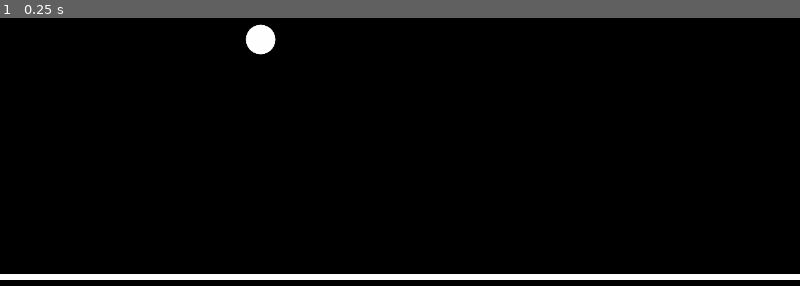
Above: before the commit, frame 1.
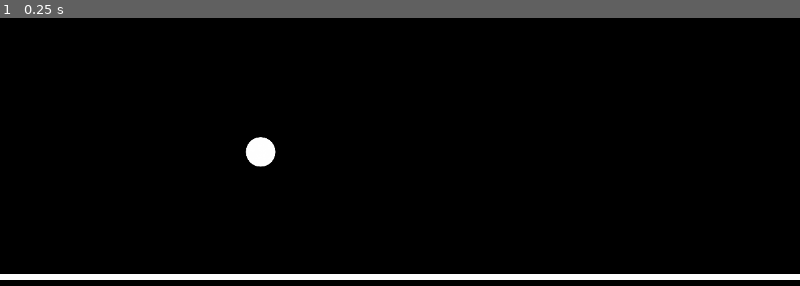
Above: after the commit, the same moment.

Repository: Marcus5408/wavform
Game: Godot game, scene res://main.tscn
The game is run twice, just before and just after one commit, with the same random seed, the same clock (stepped at 60 frames per second) and the same inputs.
Inputs:
- Up to frame 1 (0.25 s): no input

The runs differ from the first frame. In frame 1, 0.7% of the frame differs, in the area x 30-35%, y 2-56%.

Commit message:
feat: added collisions. nothings working. bah

Diff:
--- a/main.gd
+++ b/main.gd
@@ -2,14 +2,28 @@
 
 var spectrum: AudioEffectSpectrumAnalyzerInstance
 var line: Line2D
+var viewport_size: Vector2
+var player_character: Sprite2D
 
+# waveform configs
+var BAR_COUNT = 32
+var FREQ_MAX = 11050.0
+var HEIGHT = 200
+var WIDTH = 0
+var MIN_DB = 60
+var SMOOTH_FACTOR = 0.7  # Higher value = smoother
 
 func _ready():
+    viewport_size = get_viewport().get_visible_rect().size
+    WIDTH = viewport_size.x
+
     # select Line2D child
     line = $Line2D
     line.clear_points()
     line.default_color = Color(1, 1, 1)
-    line.position = Vector2(0, get_viewport().get_visible_rect().size.y / 2)
+    line.position = Vector2(0, viewport_size.y / 2)
+
+    set_up_waveform()
 
     var song = load("res://sayitback-tvroom.wav")
     # select AudioStreamPlayer
@@ -17,6 +31,7 @@
     player.stream = song
     player.play()
 
+    player_character = $Sprite2D
 
 var smoothed_points := []
 
@@ -25,20 +40,13 @@
     if spectrum == null:
         return
 
-    var VU_COUNT = 32
-    var FREQ_MAX = 11050.0
-    var HEIGHT = 200
-    var WIDTH = get_viewport().get_visible_rect().size.x
-    var MIN_DB = 60
-    var SMOOTH_FACTOR = 0.7  # Higher value = smoother
-
     var points = []
     var prev_hz = 0.0
-    for i in range(1, VU_COUNT + 1):
-        var hz = i * FREQ_MAX / VU_COUNT
+    for i in range(1, BAR_COUNT + 1):
+        var hz = i * FREQ_MAX / BAR_COUNT
         var magnitude = spectrum.get_magnitude_for_frequency_range(prev_hz, hz).length()
         var energy = clampf((MIN_DB + linear_to_db(magnitude)) / MIN_DB, 0, 1)
-        var x = float(i - 1) * WIDTH / (VU_COUNT - 1)
+        var x = float(i - 1) * WIDTH / (BAR_COUNT - 1)
         var y = HEIGHT - (energy * HEIGHT)
         points.append(Vector2(x, y))
         prev_hz = hz
@@ -52,3 +60,29 @@
             smoothed_points[i].x = points[i].x
 
     line.points = smoothed_points
+
+    # adjust collision shapes
+    for i in range(BAR_COUNT):
+        var col_shape = line.get_node("Bar" + str(i)) as StaticBody2D
+        if col_shape:
+            col_shape.position.y = smoothed_points[i].y
+            # col_shape.shape.y = (HEIGHT - smoothed_points[i].y) / 2.0
+            col_shape.scale = Vector2(2, 1)
+
+    # if Sprite2D is below line at the Sprite2D's x position, set its y position above the line
+    if player_character.position.y > line.position.y:
+        player_character.position.y = line.position.y - player_character.scale.y
+
+func set_up_waveform():
+    # create collision shapes for each bar with bar index appended
+    for i in range(BAR_COUNT):
+        var col_staticbody = StaticBody2D.new()
+        col_staticbody.position = Vector2(float(i) * float(WIDTH) / float(BAR_COUNT), HEIGHT)
+        col_staticbody.name = "Bar" + str(i)
+        # add collision shape and rect shape as children of the staticbody
+        var col_shape = CollisionShape2D.new()
+        col_shape.shape = RectangleShape2D.new()
+        col_shape.shape.extents = Vector2(2, 1)  # 4px wide, 2px tall (extents are half-size)
+        col_shape.position = Vector2(float(i) * float(WIDTH) / float(BAR_COUNT), HEIGHT)
+        col_staticbody.add_child(col_shape)
+        line.add_child(col_staticbody)
--- a/main.tscn
+++ b/main.tscn
@@ -2,9 +2,7 @@
 
 [ext_resource type="Script" uid="uid://ce34fbd0nkqq7" path="res://main.gd" id="1_ig7tw"]
 [ext_resource type="Texture2D" uid="uid://dx4nfuesh7bl7" path="res://player.png" id="2_0xm2m"]
-
-[sub_resource type="CircleShape2D" id="CircleShape2D_h2yge"]
-radius = 185.559
+[ext_resource type="Script" uid="uid://c886v7bhf22qu" path="res://movement.gd" id="3_h2yge"]
 
 [node name="Node2D" type="Node2D"]
 script = ExtResource("1_ig7tw")
@@ -22,8 +20,7 @@
 position = Vector2(417, 180)
 scale = Vector2(0.125, 0.125)
 texture = ExtResource("2_0xm2m")
+script = ExtResource("3_h2yge")
 
-[node name="RigidBody2D" type="RigidBody2D" parent="Sprite2D"]
-
-[node name="CollisionShape2D" type="CollisionShape2D" parent="Sprite2D/RigidBody2D"]
-shape = SubResource("CircleShape2D_h2yge")
+[node name="RayCast2D" type="RayCast2D" parent="Sprite2D"]
+position = Vector2(0, 192)
--- /dev/null
+++ b/movement.gd
@@ -0,0 +1,19 @@
+extends Sprite2D
+
+var raycast: RayCast2D
+var gravity: Vector2 = Vector2(0, 1000)  # Gravity vector
+
+
+func _ready():
+    raycast = $RayCast2D
+
+
+func _physics_process(delta: float) -> void:
+    raycast.force_raycast_update()
+    # print if colliding with any other node (even those without colliders)
+    if raycast.is_colliding():
+        var collider = raycast.get_collider()
+        if collider:
+            print("Colliding with: ", collider.get_path())
+    else:
+        position += gravity * delta
Not shown, added: movement.gd.uid
